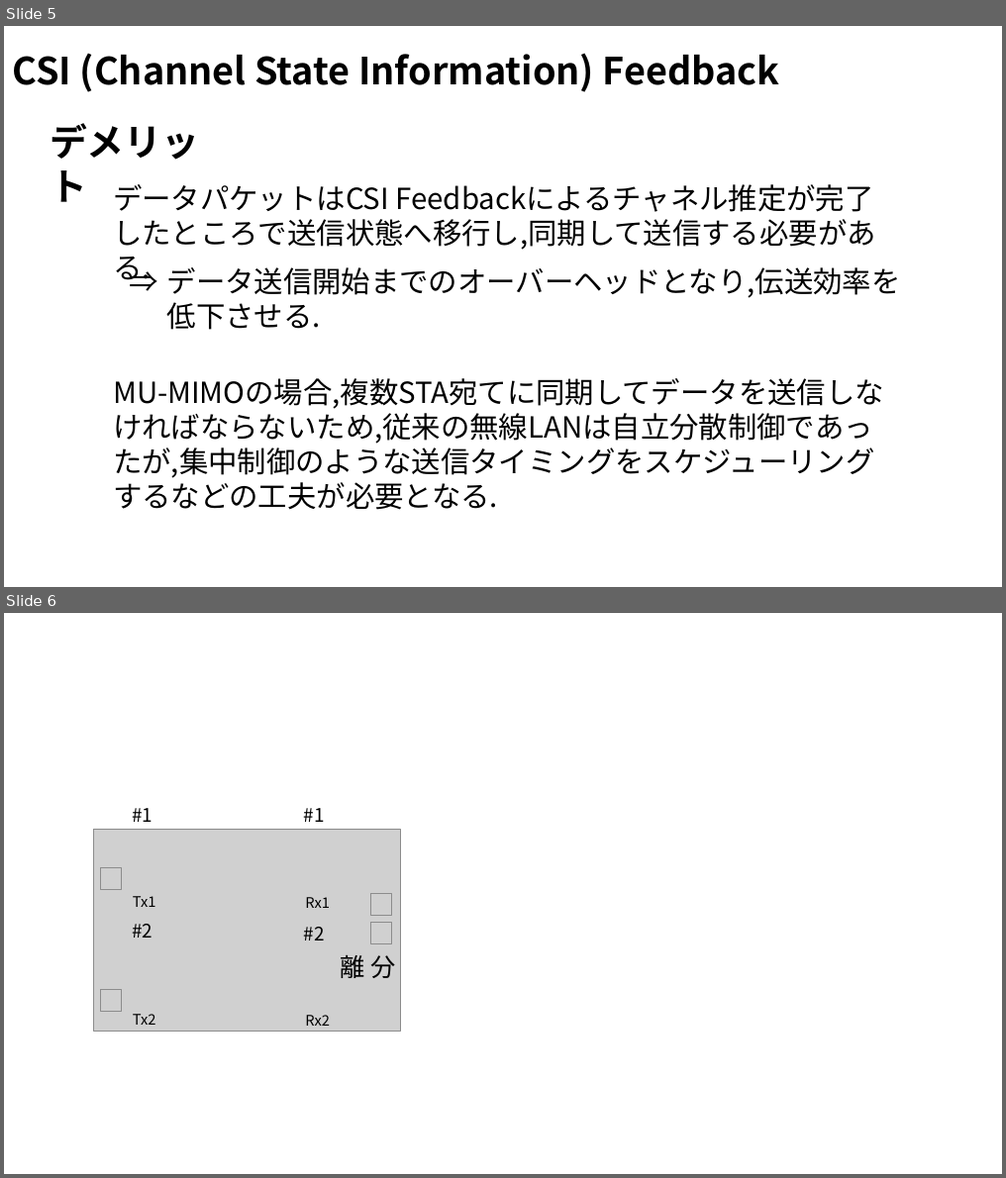
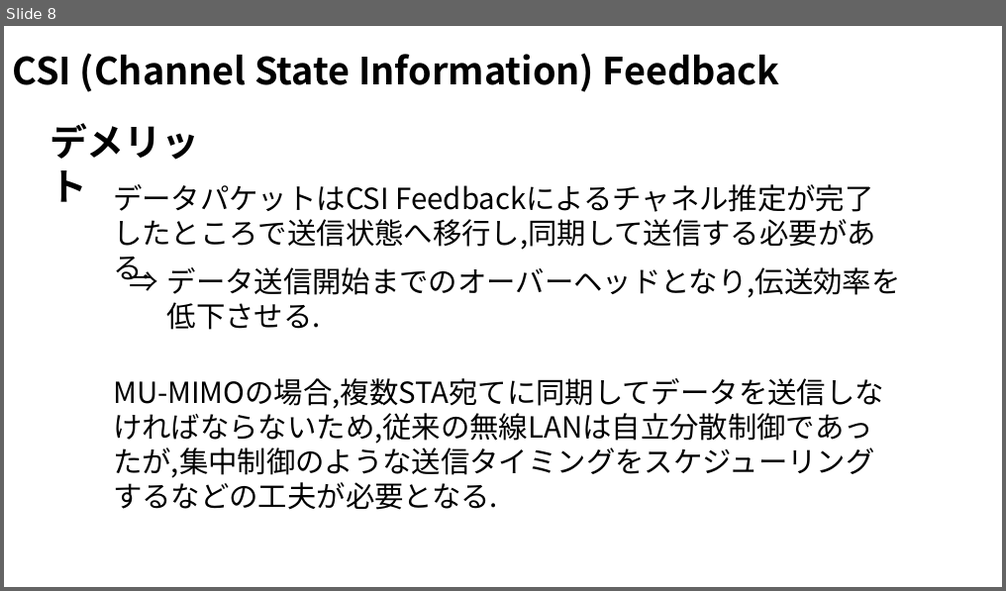
Before and after one commit to ryoww/seminar, a slide deck: MIMO/MU-MIMO.pptx. Shown one above the other, each under a label of ours: slides 5 and 6 before the commit, slide 8 after it. The pictures are 1006x1178 and 1006x591 pixels, drawn with LibreOffice and Linux fonts; fonts in the diff are those of the drawing; grey boxes stand for pictures. Boxes give left, top, right and bottom in pixels: in the first picture for what was removed or moved away, otherwise in the second. Text is boxed around its words. In the diff, an @@ line names an element or a change of style, - is before the commit and + after.

```diff
--- a/MIMO/MU-MIMO.pptx
+++ b/MIMO/MU-MIMO.pptx
@@ slide 6 removed at (4, 613, 1002, 1174), background #FFFFFF @@
@@ group removed at (94, 808, 400, 1031): 9 texts, 5 pictures @@
-#1
-#2
-#1
-#2
-Tx1
-Tx2
-Rx1
-Rx2
-分離
@@ what was slide 5 is now slide 8 @@
```
Also in this commit, not shown: 1 slide changed, 3 slides added, 9 other files.
